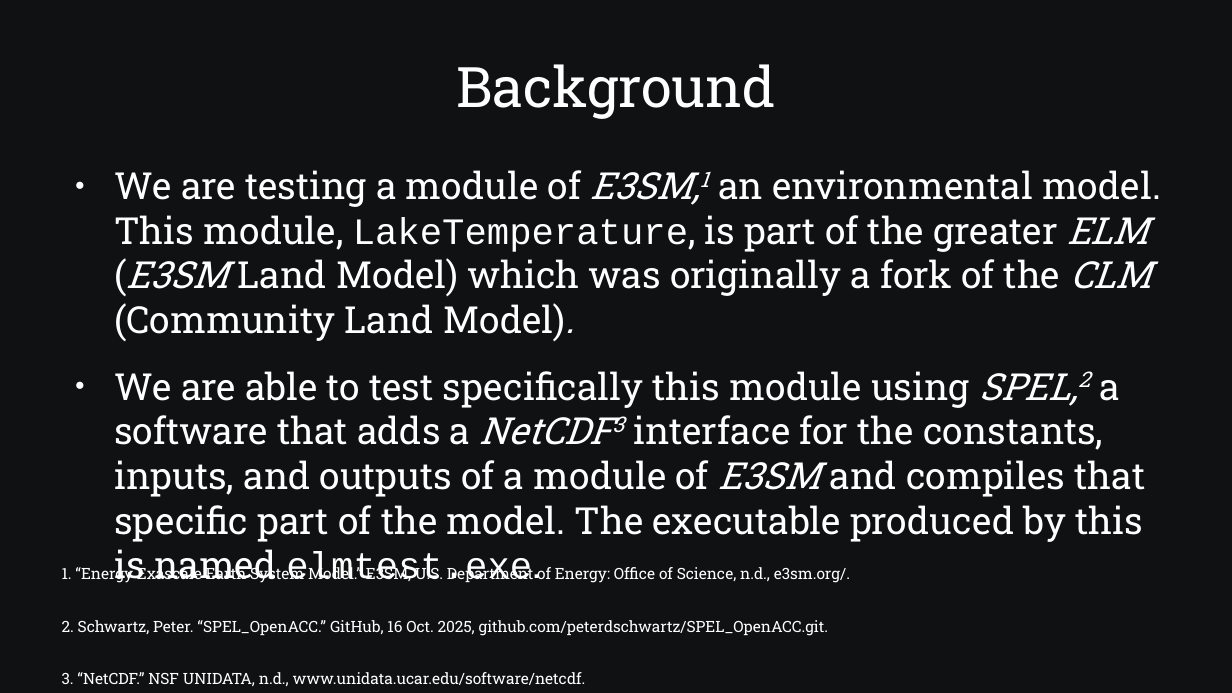
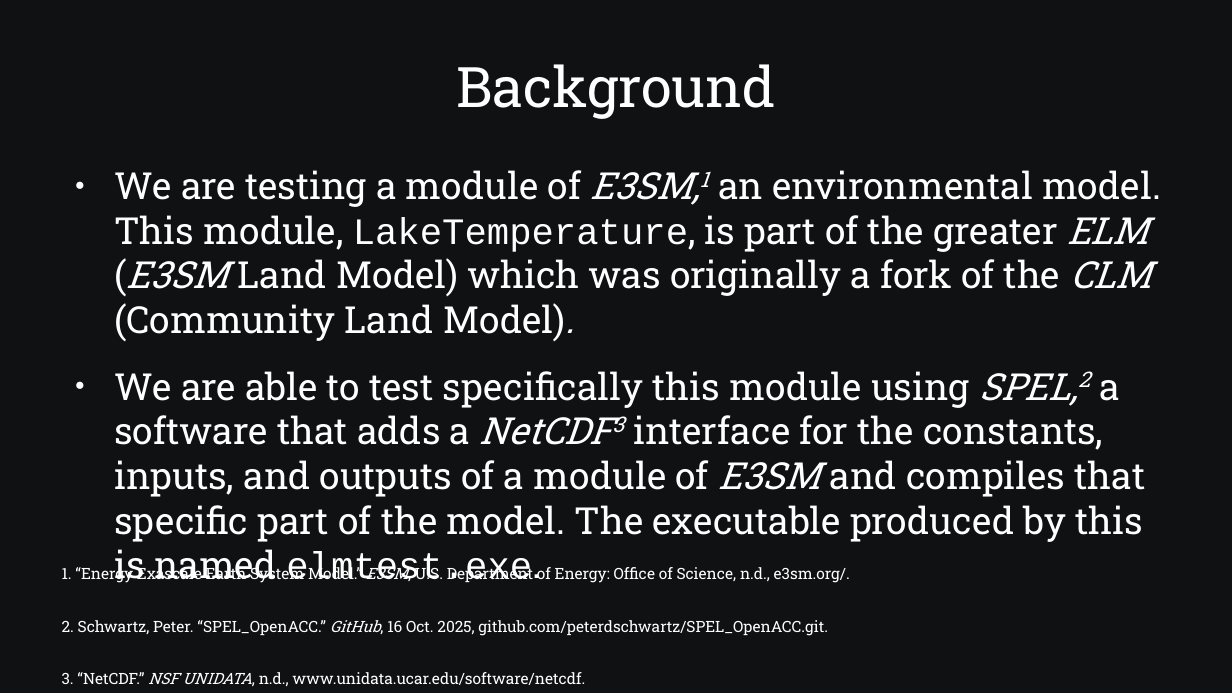
Before and after one commit to SamAllen06/lake_temp_work, a slide deck: slide 2 of documentation/for_collaborators/TestingSoftwareOverview.odp. Drawn at 1232x693 pixels with LibreOffice and Linux fonts; fonts in the diff are those of the drawing. Boxes give left, top, right and bottom in pixels: in the first picture for what was removed or moved away, otherwise in the second. Text is boxed around its words. In the diff, an @@ line names an element or a change of style, - is before the commit and + after.

```diff
--- a/documentation/for_collaborators/TestingSoftwareOverview.odp
+++ b/documentation/for_collaborators/TestingSoftwareOverview.odp
@@ text "1. “Energy Exascale Earth System ..." at (x1=62, y1=564, x2=850, y2=686): italic on in "E3SM,", "GitHub,", "NSF UNIDATA," @@
```
Also in this commit, not shown: 3 other slides changed, 1 slide added, 4 other files.
